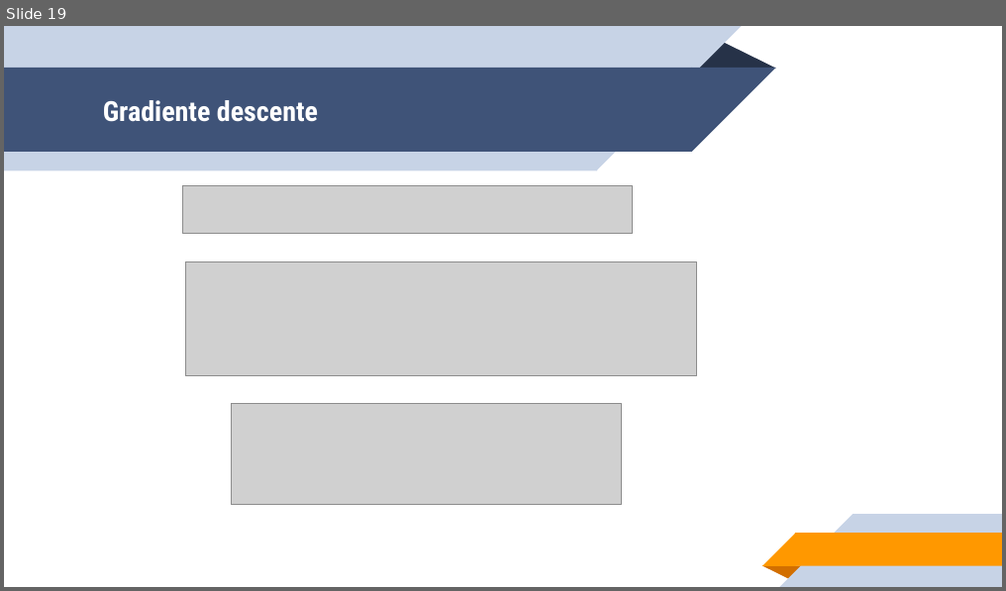
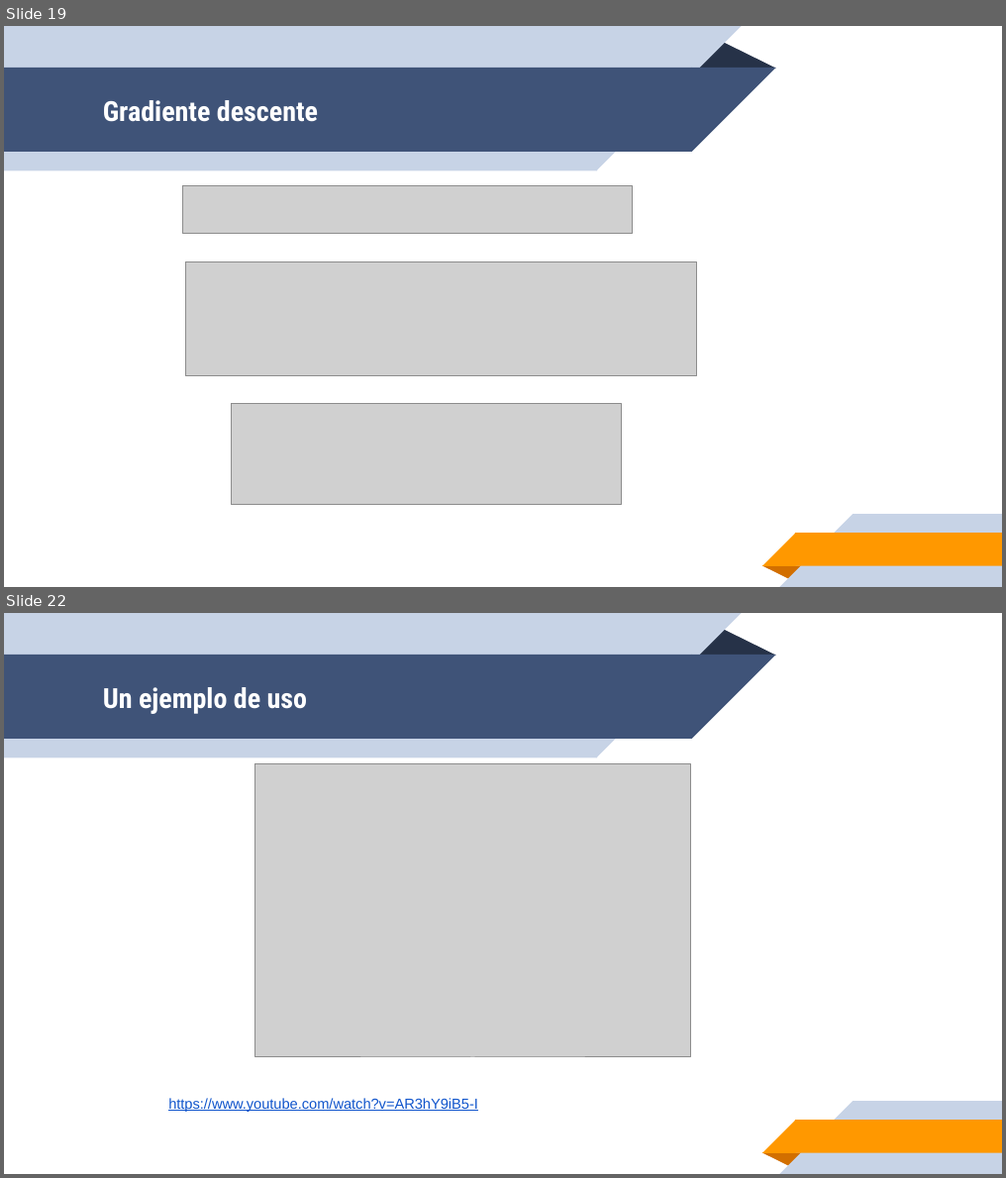
Before and after one commit to leonpalafox/aiclase, a slide deck: Slides/UPAI2019_15.pptx. Shown one above the other, each under a label of ours: slide 19 before the commit, slides 19 and 22 after it; the slides between them are not shown. The pictures are 1006x591 and 1006x1178 pixels, drawn with LibreOffice and Linux fonts; fonts in the diff are those of the drawing; grey boxes stand for pictures; background and template pictures are left out. Boxes give left, top, right and bottom in pixels: in the first picture for what was removed or moved away, otherwise in the second. Text is boxed around its words. In the diff, an @@ line names an element or a change of style, - is before the commit and + after.

```diff
--- a/Slides/UPAI2019_15.pptx
+++ b/Slides/UPAI2019_15.pptx
@@ slide 22 added at <box>4,613,1002,1174</box>, background #FFFFFF; not listed: 10 template elements that a slide beside it also shows @@
@@ title added at <box>103,687,307,714</box>, 20 pt, text #FFFFFF, bold @@
+Un ejemplo de uso
@@ picture added at <box>255,764,691,1059</box> @@
@@ text added at <box>168,1098,478,1112</box>, 10.5 pt, text #1155CC, underline @@
+https://www.youtube.com/watch?v=AR3hY9iB5-I
```
Also in this commit, not shown: 14 other slides added, 1 slide removed.
